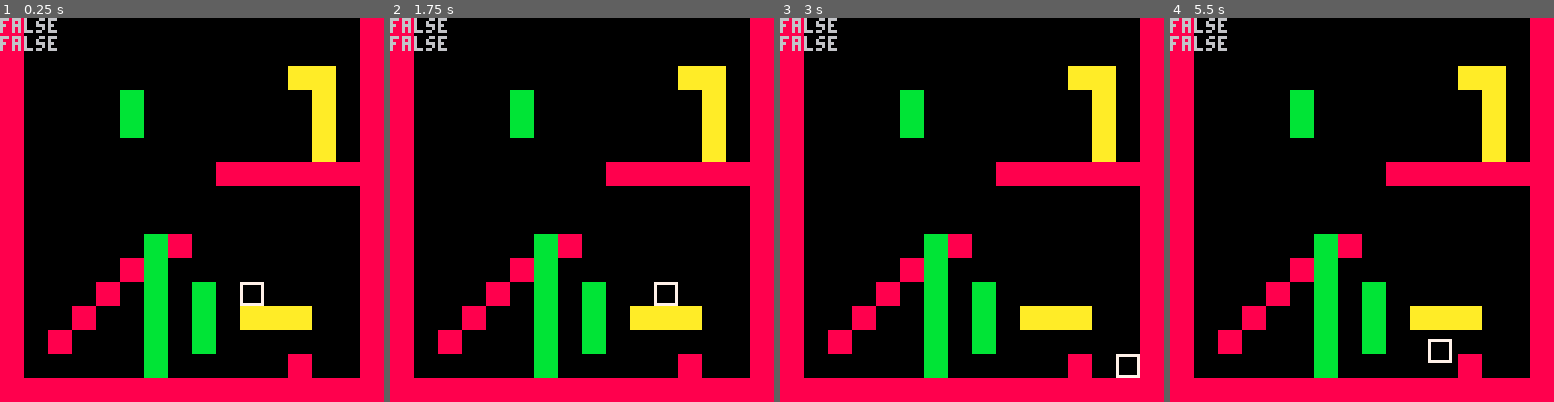
Above: before the commit, frames 1-4 (left to right).
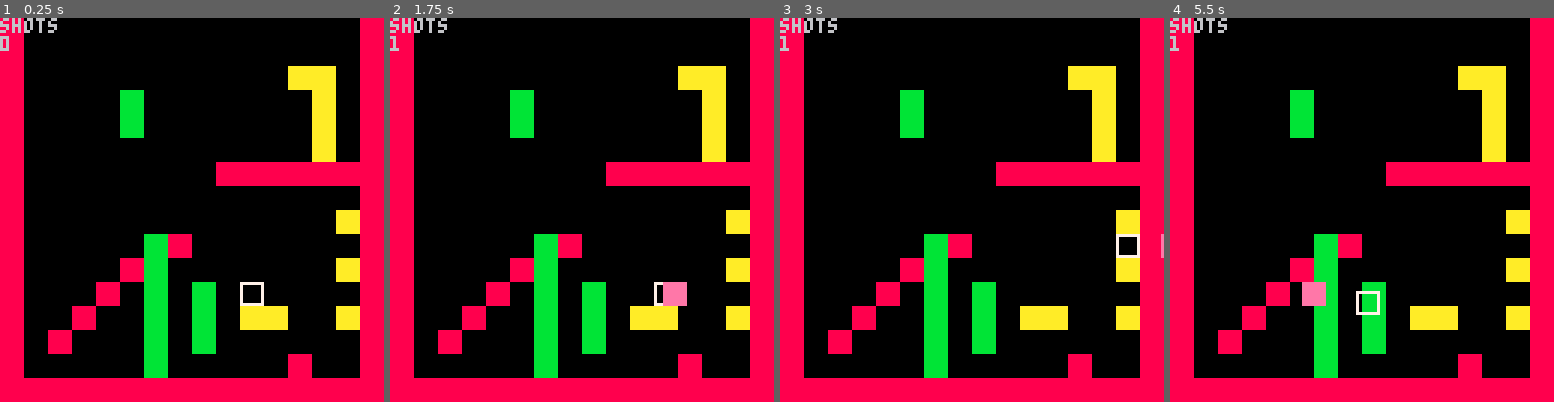
Above: after the commit, the same moments.

Repository: mRamiroGonzalez/pico8-platformer-engine-dd
Game: PICO-8 cartridge engine.p8
Two runs of this game, one before a commit and one after it. Both use one fixed random seed, a clock stepped at 60 frames per second and the inputs below.
Inputs:
- Up to frame 1 (0.25 s): no input
- Up to frame 2 (1.75 s): tap X (X key) at 0.33, 1.07 s; tap O (Z key) at 0.7, 1.7 s; hold Right from 1.6 s (still down)
- Up to frame 3 (3 s): tap X (X key) at 1.85, 2.97 s; release Right at 2.1 s; tap O (Z key) at 2.1, 2.5, 2.9 s; hold Up 2.15-2.42 s; hold Right from 2.47 s (still down)
- Up to frame 4 (5.5 s): release Right at 3.03 s; hold Left 3.08-3.58 s; tap O (Z key) every 0.4 s from 3.3 to 5.3 s; hold Down 3.63-3.97 s; hold Right 4.02-4.68 s; tap X (X key) at 4.08, 5.2 s; hold Up 4.73-5.03 s; hold Left from 5.08 s (still down)

The runs differ from the first frame. In frame 1, 2.0% of the frame differs, in the area x 0-94%, y 0-82%; in frame 2, 2.4%; in frame 3, 2.4%; in frame 4, 2.7%, in the area x 0-94%, y 0-90%.

Commit message:
Add basic shot mechanics

Diff:
--- a/engine.p8
+++ b/engine.p8
@@ -28,9 +28,19 @@
 if short then return btnp(1)
 else return btn(1) end
 end
+
+function action_1_pressed(short)
+if short then return btnp(4)
+else return btn(4) end
+end
+
+function action_2_pressed(short)
+if short then return btnp(5)
+else return btn(5) end
+end
 function print_log()
-print(is_on_a_ladder())
-print(p.jumping)
+print("shots")
+print(count(p.shots))
 end
 function map_draw()
 map(0,0,0,0,16,16)
@@ -70,7 +80,8 @@
 dx = 0,
 dy = 0,
 facing = 1,
-jumping = false
+jumping = false,
+shots = {}
 }
 end
 
@@ -83,8 +94,20 @@
 spr(0, p.x, p.y, 1, 1)
 end
 
+function player_update_shots()
+shot_update_position(p.shots)
+end
+
+function player_shots_draw()
+shot_draw(p.shots)
+end
+
 function update_from_keys_pressed()
 p.dx = 0
+
+if action_1_pressed(true) then
+add(p.shots, shot_create(p))
+end
 
 if is_on_a_ladder() then
 if up_pressed(false) then
@@ -168,6 +191,62 @@
 function is_below_a_block()
 return get_block_on_top(p, 0)
 end
+function shot_init(e, mir_x)
+s = {
+x = e.x,
+y = e.y,
+dx = 0,
+dy = 0,
+size = 8,
+mir_x = mir_x,
+gravity = 0,
+speed = 5,
+dist_left = 50
+}
+return s
+end
+
+function shot_create(e)
+mir_x = (e.facing != 0)
+print(mir_x)
+s = shot_init(e, mir_x)
+return s
+end
+
+function shot_update_position(shots)
+for s in all(shots) do
+if s.mir_x then
+s.dx = s.speed
+else
+s.dx = -s.speed
+end
+if gravity != 0 then
+s.dy += s.gravity
+end
+s.dist_left -= s.speed
+s.x += s.dx
+s.y += s.dy
+end
+for s in all(shots) do
+if is_too_far(s) or hits_a_wall(s) then
+del(shots,s)
+end
+end
+end
+
+function shot_draw(shots)
+for s in all(shots) do
+spr(16, s.x, s.y, 1, 1, mir_x)
+end
+end
+
+function is_too_far(s)
+return s.dist_left <= 0
+end
+
+function hits_a_wall(s)
+return false
+end
 function _init()
 constants_init()
 player_init()
@@ -178,10 +257,12 @@
 map_draw()
 print_log()
 player_draw()
+player_shots_draw()
 end
 
 function _update()
 player_update_position()
+player_update_shots()
 end
 __gfx__
 7777777788888888aaaaaaaabbbbbbbbcccccccc0000000000000000000000000000000000000000000000000000000000000000000000000000000000000000
@@ -192,14 +273,14 @@
 7000000788888888aaaaaaaabbbbbbbbcccccccc0000000000000000000000000000000000000000000000000000000000000000000000000000000000000000
 7000000788888888aaaaaaaabbbbbbbbcccccccc0000000000000000000000000000000000000000000000000000000000000000000000000000000000000000
 7777777788888888aaaaaaaabbbbbbbbcccccccc0000000000000000000000000000000000000000000000000000000000000000000000000000000000000000
-00000000000000000000000000000000000000000000000000000000000000000000000000000000000000000000000000000000000000000000000000000000
-00000000000000000000000000000000000000000000000000000000000000000000000000000000000000000000000000000000000000000000000000000000
-00000000000000000000000000000000000000000000000000000000000000000000000000000000000000000000000000000000000000000000000000000000
-00000000000000000000000000000000000000000000000000000000000000000000000000000000000000000000000000000000000000000000000000000000
-00000000000000000000000000000000000000000000000000000000000000000000000000000000000000000000000000000000000000000000000000000000
-00000000000000000000000000000000000000000000000000000000000000000000000000000000000000000000000000000000000000000000000000000000
-00000000000000000000000000000000000000000000000000000000000000000000000000000000000000000000000000000000000000000000000000000000
-00000000000000000000000000000000000000000000000000000000000000000000000000000000000000000000000000000000000000000000000000000000
+eeeeeeee000000000000000000000000000000000000000000000000000000000000000000000000000000000000000000000000000000000000000000000000
+eeeeeeee000000000000000000000000000000000000000000000000000000000000000000000000000000000000000000000000000000000000000000000000
+eeeeeeee000000000000000000000000000000000000000000000000000000000000000000000000000000000000000000000000000000000000000000000000
+eeeeeeee000000000000000000000000000000000000000000000000000000000000000000000000000000000000000000000000000000000000000000000000
+eeeeeeee000000000000000000000000000000000000000000000000000000000000000000000000000000000000000000000000000000000000000000000000
+eeeeeeee000000000000000000000000000000000000000000000000000000000000000000000000000000000000000000000000000000000000000000000000
+eeeeeeee000000000000000000000000000000000000000000000000000000000000000000000000000000000000000000000000000000000000000000000000
+eeeeeeee000000000000000000000000000000000000000000000000000000000000000000000000000000000000000000000000000000000000000000000000
 00000000000000000000000000000000000000000000000000000000000000000000000000000000000000000000000000000000000000000000000000000000
 00000000000000000000000000000000000000000000000000000000000000000000000000000000000000000000000000000000000000000000000000000000
 00000000000000000000000000000000000000000000000000000000000000000000000000000000000000000000000000000000000000000000000000000000
@@ -325,11 +406,11 @@
 0105050505050505050505050502050100000000000000000000000000000000000000000000000000000000000000000000000000000000000000000000000000000000000000000000000000000000000000000000000000000000000000000000000000000000000000000000000000000000000000000000000000000000
 0105050505050505050101010101010100000000000000000000000000000000000000000000000000000000000000000000000000000000000000000000000000000000000000000000000000000000000000000000000000000000000000000000000000000000000000000000000000000000000000000000000000000000
 0105050505050505050505050505050100000000000000000000000000000000000000000000000000000000000000000000000000000000000000000000000000000000000000000000000000000000000000000000000000000000000000000000000000000000000000000000000000000000000000000000000000000000
-0105050505050505050505050505050100000000000000000000000000000000000000000000000000000000000000000000000000000000000000000000000000000000000000000000000000000000000000000000000000000000000000000000000000000000000000000000000000000000000000000000000000000000
+0105050505050505050505050505020100000000000000000000000000000000000000000000000000000000000000000000000000000000000000000000000000000000000000000000000000000000000000000000000000000000000000000000000000000000000000000000000000000000000000000000000000000000
 0105050505050301050505050505050100000000000000000000000000000000000000000000000000000000000000000000000000000000000000000000000000000000000000000000000000000000000000000000000000000000000000000000000000000000000000000000000000000000000000000000000000000000
-0105050505010305050505050505050100000000000000000000000000000000000000000000000000000000000000000000000000000000000000000000000000000000000000000000000000000000000000000000000000000000000000000000000000000000000000000000000000000000000000000000000000000000
+0105050505010305050505050505020100000000000000000000000000000000000000000000000000000000000000000000000000000000000000000000000000000000000000000000000000000000000000000000000000000000000000000000000000000000000000000000000000000000000000000000000000000000
 0105050501050305030505050505050100000000000000000000000000000000000000000000000000000000000000000000000000000000000000000000000000000000000000000000000000000000000000000000000000000000000000000000000000000000000000000000000000000000000000000000000000000000
-0105050105050305030502020205050100000000000000000000000000000000000000000000000000000000000000000000000000000000000000000000000000000000000000000000000000000000000000000000000000000000000000000000000000000000000000000000000000000000000000000000000000000000
+0105050105050305030502023005020100000000000000000000000000000000000000000000000000000000000000000000000000000000000000000000000000000000000000000000000000000000000000000000000000000000000000000000000000000000000000000000000000000000000000000000000000000000
 0105010505050305030505050505050100000000000000000000000000000000000000000000000000000000000000000000000000000000000000000000000000000000000000000000000000000000000000000000000000000000000000000000000000000000000000000000000000000000000000000000000000000000
 0105050505050305050505050105050100000000000000000000000000000000000000000000000000000000000000000000000000000000000000000000000000000000000000000000000000000000000000000000000000000000000000000000000000000000000000000000000000000000000000000000000000000000
 0101010101010101010101010101010100000000000000000000000000000000000000000000000000000000000000000000000000000000000000000000000000000000000000000000000000000000000000000000000000000000000000000000000000000000000000000000000000000000000000000000000000000000
--- a/src/controls.lua
+++ b/src/controls.lua
@@ -17,3 +17,13 @@
  if short then return btnp(1)
  else return btn(1) end
 end
+
+function action_1_pressed(short)
+ if short then return btnp(4)
+ else return btn(4) end
+end
+
+function action_2_pressed(short)
+ if short then return btnp(5)
+ else return btn(5) end
+end
--- a/src/debug-log.lua
+++ b/src/debug-log.lua
@@ -1,4 +1,4 @@
 function print_log()
- print(is_on_a_ladder())
- print(p.jumping)
+ print("shots")
+ print(count(p.shots))
 end
--- a/src/player.lua
+++ b/src/player.lua
@@ -5,7 +5,8 @@
   dx = 0,
   dy = 0,
   facing = 1,
-  jumping = false
+  jumping = false,
+  shots = {}
  }
 end
 
@@ -18,8 +19,20 @@
  spr(0, p.x, p.y, 1, 1)
 end
 
+function player_update_shots()
+ shot_update_position(p.shots)
+end
+
+function player_shots_draw()
+ shot_draw(p.shots)
+end
+
 function update_from_keys_pressed()
  p.dx = 0
+
+ if action_1_pressed(true) then
+  add(p.shots, shot_create(p))
+ end
 
  if is_on_a_ladder() then
   if up_pressed(false) then
--- /dev/null
+++ b/src/shot.lua
@@ -0,0 +1,56 @@
+function shot_init(e, mir_x)
+ s = {
+  x = e.x,
+  y = e.y,
+  dx = 0,
+  dy = 0,
+  size = 8,
+  mir_x = mir_x,
+  gravity = 0,
+  speed = 5,
+  dist_left = 50
+ }
+ return s
+end
+
+function shot_create(e)
+ mir_x = (e.facing != 0)
+ print(mir_x)
+ s = shot_init(e, mir_x)
+ return s
+end
+
+function shot_update_position(shots)
+ for s in all(shots) do
+  if s.mir_x then
+   s.dx = s.speed
+  else
+   s.dx = -s.speed
+  end
+  if gravity != 0 then
+   s.dy += s.gravity
+  end
+  s.dist_left -= s.speed
+  s.x += s.dx
+  s.y += s.dy
+ end
+ for s in all(shots) do
+  if is_too_far(s) or hits_a_wall(s) then
+   del(shots,s)
+  end
+ end
+end
+
+function shot_draw(shots)
+ for s in all(shots) do
+  spr(16, s.x, s.y, 1, 1, mir_x)
+ end
+end
+
+function is_too_far(s)
+ return s.dist_left <= 0
+end
+
+function hits_a_wall(s)
+ return false
+end
--- a/src/skeleton.lua
+++ b/src/skeleton.lua
@@ -8,8 +8,10 @@
  map_draw()
  print_log()
  player_draw()
+ player_shots_draw()
 end
 
 function _update()
  player_update_position()
+ player_update_shots()
 end
Not shown, changed: README.md
